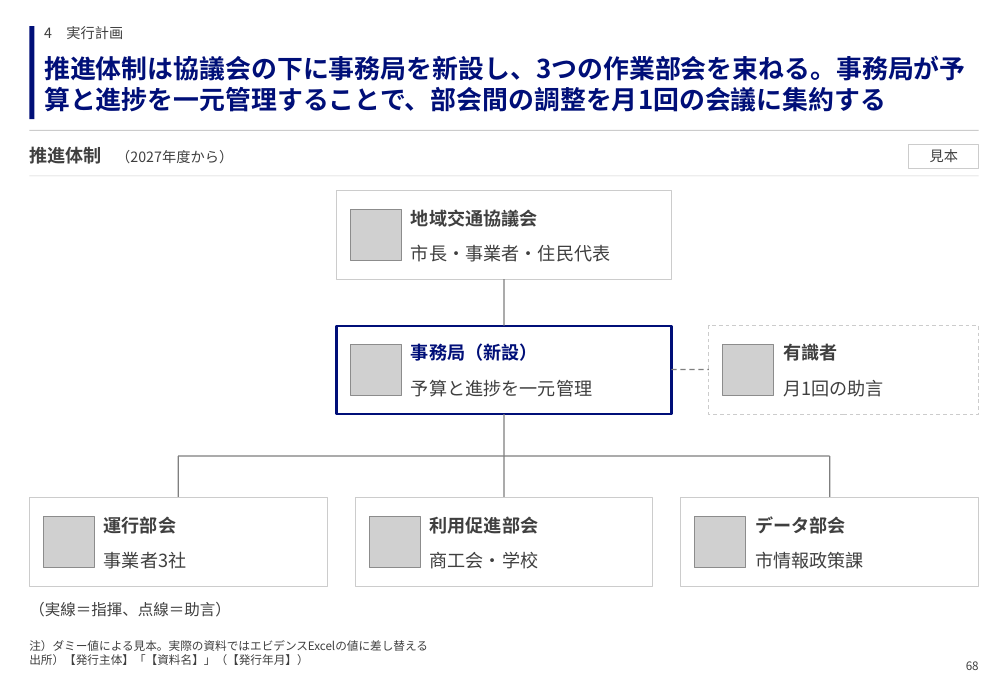
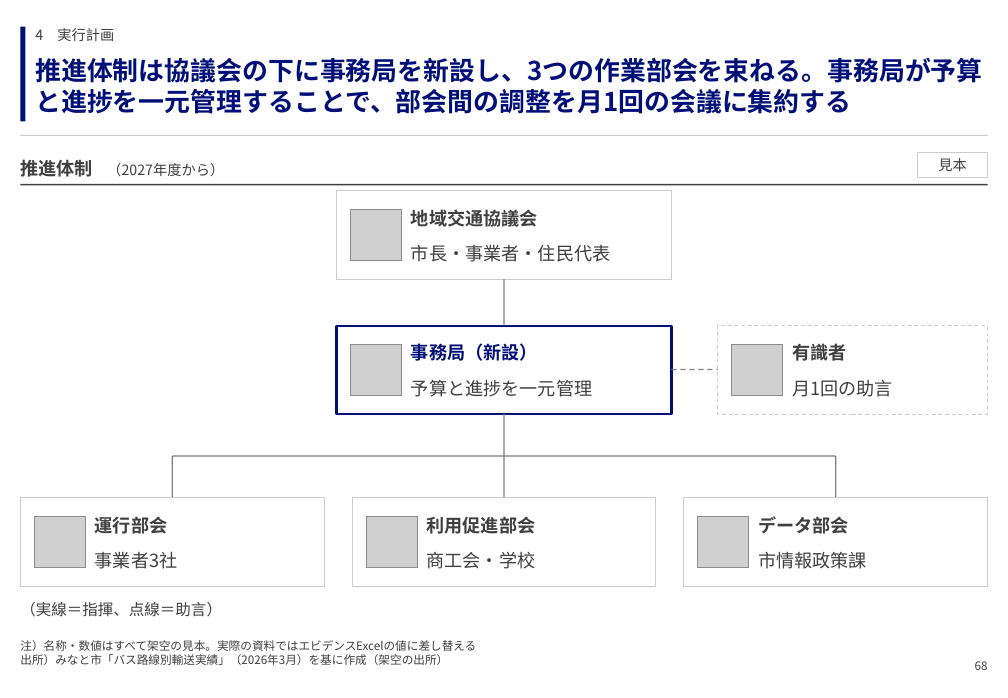
Before and after one commit to GontaHH/slide_builder, a slide deck: slide 68 of patterns/pattern-deck.pptx. Drawn at 1008x698 pixels with LibreOffice and Linux fonts; fonts in the diff are those of the drawing; grey boxes stand for pictures. Boxes give left, top, right and bottom in pixels: in the first picture for what was removed or moved away, otherwise in the second. Text is boxed around its words. In the diff, an @@ line names an element or a change of style, - is before the commit and + after.

```diff
--- a/patterns/pattern-deck.pptx
+++ b/patterns/pattern-deck.pptx
@@ text "4 実行計画": place and size @@
-text "4 実行計画" at box(44, 26, 123, 39)
+text "4 実行計画" at box(35, 28, 114, 41)
@@ text "推進体制は協議会の下に事務局を新設し、3つの作業部会を束ねる。事務局が予算と進捗を一元管理することで、部会間の調整を月1 ..." rewrapped from box(44, 56, 966, 112) to box(35, 58, 982, 114) @@
@@ line moved from (30, 130) - (979, 130) to (20, 136) - (988, 136) @@
@@ text "推進体制 （2027年度から）": place and size @@
-text "推進体制 （2027年度から）" at box(29, 146, 233, 164)
+text "推進体制 （2027年度から）" at box(20, 159, 224, 177)
@@ text "推進体制 （2027年度から）" at box(20, 159, 224, 177): vertical alignment top to bottom @@
@@ rectangle "見本": place and size @@
-rectangle "見本" at box(909, 144, 979, 168)
+rectangle "見本" at box(918, 153, 988, 177)
@@ line moved from (30, 176) - (979, 176) to (20, 184) - (988, 184) @@
@@ line (20, 184) - (988, 184): stroke #CCCCCC 0.5 pt to #3F3F3F 1.25 pt @@
@@ 3 texts, 1 rectangle, 1 picture: place and size @@
-3 texts, 1 rectangle, 1 picture at box(709, 326, 979, 670)
+3 texts, 1 rectangle, 1 picture at box(718, 326, 988, 670)
@@ line moved from (672, 370) - (709, 370) to (672, 370) - (718, 370) @@
@@ line moved from (179, 456) - (179, 498) to (172, 456) - (172, 498) @@
@@ line moved from (179, 456) - (830, 456) to (172, 456) - (836, 456) @@
@@ line moved from (830, 456) - (830, 498) to (836, 456) - (836, 498) @@
@@ rectangle: place and size @@
-rectangle at box(30, 498, 328, 586)
+rectangle at box(20, 498, 324, 586)
@@ text "運行部会": place and size @@
-text "運行部会" at box(104, 516, 176, 534)
+text "運行部会" at box(95, 516, 167, 534)
@@ rectangle: place and size @@
-rectangle at box(356, 498, 653, 586)
+rectangle at box(352, 498, 655, 586)
@@ rectangle: place and size @@
-rectangle at box(681, 498, 979, 586)
+rectangle at box(684, 498, 988, 586)
@@ 1 text, 1 rectangle, 1 picture: place and size @@
-1 text, 1 rectangle, 1 picture at box(29, 26, 231, 617)
+1 text, 1 rectangle, 1 picture at box(20, 27, 222, 617)
@@ picture: place and size @@
-picture at box(370, 517, 421, 568)
+picture at box(366, 517, 417, 568)
@@ text "事業者3社": place and size @@
-text "事業者3社" at box(104, 551, 187, 569)
+text "事業者3社" at box(95, 551, 178, 569)
@@ text at box(20, 640, 476, 665): text changed @@
-注）ダミー値による見本。実際の資料ではエビデンスExcelの値に差し替える
-出所）【発行主体】「【資料名】」（【発行年月】）
+注）名称・数値はすべて架空の見本。実際の資料ではエビデンスExcelの値に差し替える
+出所）みなと市「バス路線別輸送実績」（2026年3月）を基に作成（架空の出所）
```
Also in this commit, not shown: 74 other slides changed, 37 slides added, 30 slides removed, 18 other files.
